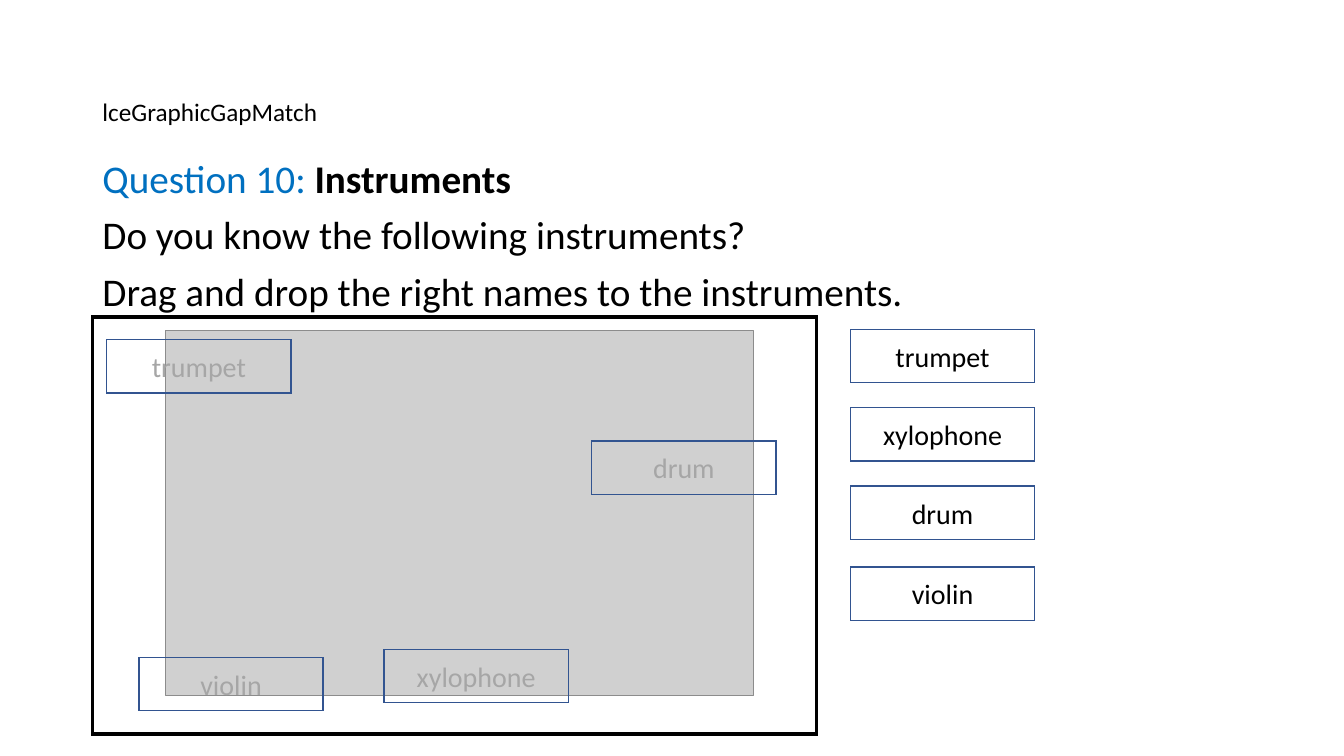
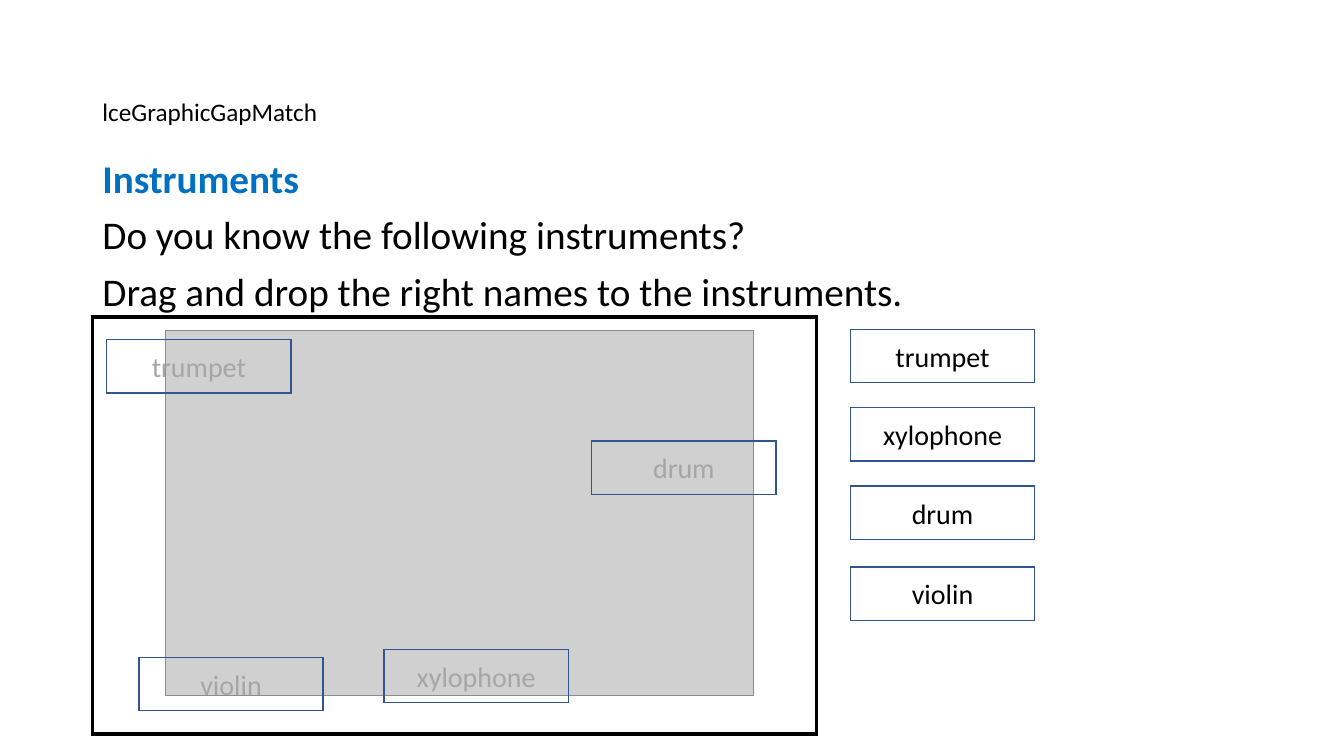
Before and after one commit to birgitstrackenbrock/dita13.lc.extra-interactions, a slide deck: slide 13 of documentation/Interaction_examples_visual.pptx. Drawn at 1344x756 pixels with LibreOffice and Linux fonts; fonts in the diff are those of the drawing; grey boxes stand for pictures. Boxes give left, top, right and bottom in pixels: in the first picture for what was removed or moved away, otherwise in the second. Text is boxed around its words. In the diff, an @@ line names an element or a change of style, - is before the commit and + after.

Commit message:
add lceGraphicAssociate

```diff
--- a/documentation/Interaction_examples_visual.pptx
+++ b/documentation/Interaction_examples_visual.pptx
@@ text at (102, 167, 298, 194): text changed; bold on @@
-Question 10: Instruments
+Instruments
```
Also in this commit, not shown: 18 other slides changed, 1 slide added, 33 other files.
